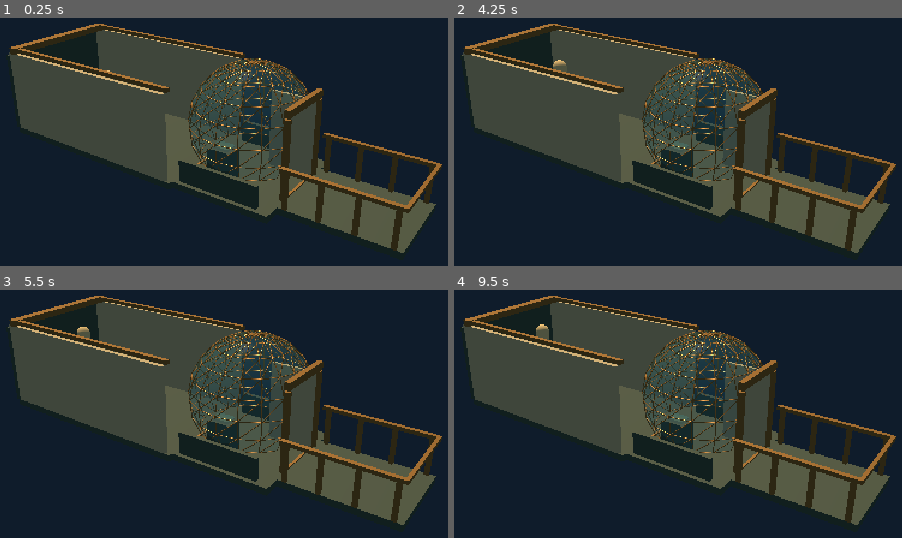
Above: before the commit, frames 1-4 (two rows, left to right).
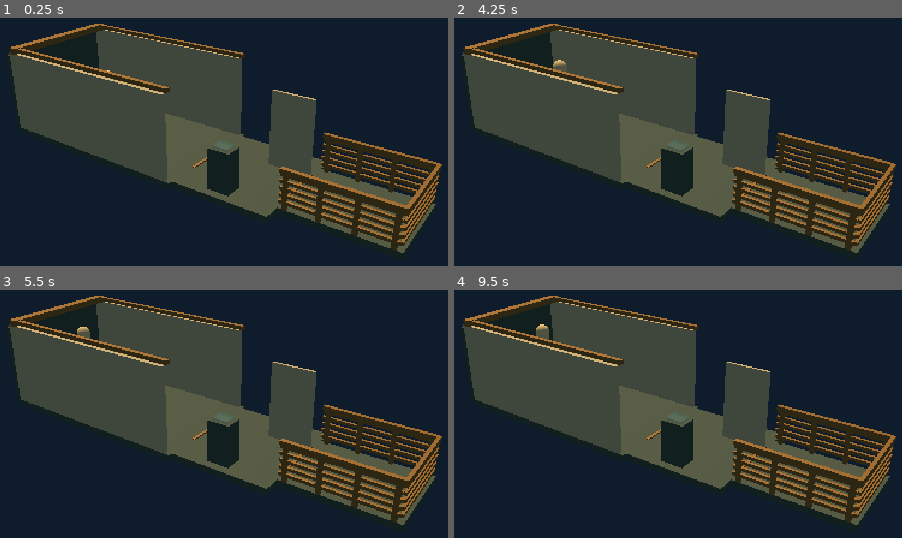
Above: after the commit, the same moments.

Repository: ndrorchestration/ToSailaStarrySky-jrpg
Game: Godot game, scene res://scenes/aureate_wake_metric_bridge_study.tscn
The game is run twice, just before and just after one commit, with the same random seed, the same clock (stepped at 60 frames per second) and the same inputs. This scene is started directly instead of the project's main scene.
Inputs:
- Up to frame 1 (0.25 s): no input
- Up to frame 2 (4.25 s): tap Enter at 0.5, 2, 3.5 s; hold Right (ui_right) 0.53-1.28 s; tap E at 0.6 s; tap Space at 1.25, 2.75 s; hold Down (ui_down) 1.28-2.03 s; tap R at 1.35 s; hold Right (ui_right) 2.03-2.78 s; tap V at 2.1 s; hold Up (ui_up) 2.78-3.53 s; tap C at 2.85 s; hold Left (ui_left) from 3.53 s (still down); tap T at 3.6 s
- Up to frame 3 (5.5 s): tap Space at 4.25 s; tap Y at 4.35 s; release Left (ui_left) at 5.03 s; hold Down (ui_down) from 5.03 s (still down); tap G at 5.1 s
- Up to frame 4 (9.5 s): release Down (ui_down) at 5.78 s; hold Right (ui_right) 5.78-6.53 s; tap one key every 0.75 s from 5.85 s: B 1 2 3 4; hold Up (ui_up) 6.53-7.28 s; hold Right (ui_right) 7.28-8.03 s; hold Down (ui_down) 8.03-8.78 s; hold Left (ui_left) from 8.78 s (still down)

The runs differ from the first frame. In frame 1, 11% of the frame differs, in the area x 39-99%, y 16-92%; in frame 2, 11%; in frame 3, 11%; in frame 4, 11%.
Error after the commit: Trying to assign an array of type "Array" to a variable of type "Array[Vector3]". (res://scripts/aureate_wake_icosphere_metric_topology.gd:89)

Commit message:
study(godot): replace latitude-ring glass proxy with source-derived icosphere hull and collidable bow guard infill

Diff:
--- a/godot/scripts/aureate_wake_metric_bridge_study.gd
+++ b/godot/scripts/aureate_wake_metric_bridge_study.gd
@@ -15,10 +15,13 @@
 const HATCH_CLEAR_WIDTH_M: float = 1.24
 const HATCH_CLEAR_HEIGHT_M: float = 2.10
 const RAIL_HEIGHT_M: float = 1.05
+const RAIL_INFILL_VERTICAL_STEP_M: float = 0.18
+const RAIL_INFILL_RUNG_COUNT: int = 5
 const REVIEW_HEADROOM_M: float = 2.05
 const COLLISION_LAYER: int = 8
 const REVIEW_STATUS := "SINGLE_SCENE_PHYSICS_PROTOTYPE_NOT_PRODUCTION"
 const CrewWalker = preload("res://scripts/aureate_wake_crew_walk_review.gd")
+const GeodesicTopology = preload("res://scripts/aureate_wake_icosphere_metric_topology.gd")
 const SOURCE_GLASS_SHADER = preload("res://art-staging/ship-glass-study/bridge_panorama_glass.gdshader")
 const SOURCE_GLASS_GIT_BLOB_SHA := "b6c7e8d4144acc14074581b08b61c61b7f5a047a"
 const SOURCE_GLASS_SHA256 := "fa5a1d235d28c51aa93640e30ef25ddffecce16ab7d1083330da122a2480b7be"
@@ -31,6 +34,8 @@
 
 var dome_panels: int = 0
 var dome_frame_edges: int = 0
+var dome_topology_source_head: String = ""
+var visual_hatch_aperture_in_mesh: bool = false
 var _hatch_open: bool = true
 var _wood: StandardMaterial3D
 var _brass: StandardMaterial3D
@@ -125,55 +130,25 @@
         Vector3(0.34, 0.06, 0.45), _glass, false)
 
 func _build_geodesic_helm() -> void:
-    # Native metric faceted hemisphere-inspired triangulation with an ACTUAL
-    # glass-mesh aperture wedge in the facing prow. This is new proxy art;
-    # original lab icosphere/shader in #482 is NOT imported or certified here.
-    var top_theta: float = acos((DOME_BASE_Y - DOME_CENTER_Y) / DOME_RADIUS_M)
+    # This mesh is a metre-adaptation of PR #471's *icosphere topology*,
+    # not an exact source asset transplant and NOT a watertight structure.
+    # The visual hatch has actual omitted glass triangles in the front shell.
+    var topology: Dictionary = GeodesicTopology.make_metric_shell(
+        DOME_RADIUS_M, Vector3(0, DOME_CENTER_Y, HELM_CENTER_Z),
+        DOME_BASE_Y, HELM_CENTER_Z - 0.65, 0.78, 2.33)
+    dome_panels = int(topology["panels"])
+    dome_frame_edges = int(topology["frame_edges"])
+    dome_topology_source_head = str(topology["source_head"])
+    visual_hatch_aperture_in_mesh = bool(topology["aperture_visual_only"])
     var glass := SurfaceTool.new()
     glass.begin(Mesh.PRIMITIVE_TRIANGLES)
+    for vertex in topology["triangles"]:
+        glass.add_vertex(vertex)
+    glass.generate_normals()
     var bronze := SurfaceTool.new()
     bronze.begin(Mesh.PRIMITIVE_TRIANGLES)
-    var edge_keys: Dictionary = {}
-    const SIDES: int = 18
-    const RINGS: int = 7
-    for layer in range(RINGS):
-        var ta: float = top_theta * float(layer) / float(RINGS)
-        var tb: float = top_theta * float(layer + 1) / float(RINGS)
-        for seg in range(SIDES):
-            # Forward opening: 5 sector wedge below upper door-head height.
-            # The missing pane triangles constitute a real visual opening;
-            # there are no fictitious zero-alpha collision panes across it.
-            var mid_y: float = DOME_CENTER_Y + DOME_RADIUS_M * cos((ta + tb) * 0.5)
-            if seg >= 12 and seg < 15 and mid_y < 2.36:
-                continue
-            var fa: float = TAU * float(seg) / float(SIDES)
-            var fb: float = TAU * float(seg + 1) / float(SIDES)
-            var a: Vector3 = _dome_point(ta, fa)
-            var c: Vector3 = _dome_point(tb, fa)
-            var d: Vector3 = _dome_point(tb, fb)
-            var e: Vector3 = _dome_point(ta, fb)
-            for triangle in [[a, c, d], [a, d, e]]:
-                var p: Vector3 = triangle[0]
-                var q: Vector3 = triangle[1]
-                var t: Vector3 = triangle[2]
-                if (q - p).cross(t - p).dot(
-                        (p + q + t) / 3.0 - Vector3(0, DOME_CENTER_Y, HELM_CENTER_Z)) < 0.0:
-                    var temp: Vector3 = q
-                    q = t
-                    t = temp
-                if (q - p).cross(t - p).length_squared() < 0.000000001:
-                    continue
-                for vert in [p, q, t]:
-                    glass.add_vertex(vert)
-                dome_panels += 1
-            for pair in [[a, c], [c, d], [d, e], [e, a], [a, d]]:
-                var key: String = _edge_key(pair[0], pair[1])
-                if edge_keys.has(key):
-                    continue
-                edge_keys[key] = true
-                _append_tube(bronze, pair[0], pair[1], 0.013)
-    dome_frame_edges = edge_keys.size()
-    glass.generate_normals()
+    for segment in topology["edges"]:
+        _append_tube(bronze, segment[0], segment[1], 0.013)
     bronze.generate_normals()
     var pane := MeshInstance3D.new()
     pane.name = "MetricFacetedGlassStudy"
@@ -185,31 +160,18 @@
     structure.mesh = bronze.commit()
     structure.material_override = _brass
     add_child(structure)
-    # Two jambs enforce the real person-sized ingress corridor. Glass
-    # itself has NO collision yet and cannot claim pressure protection.
+    # The physics jambs remain the independent, real human-scale entrance.
+    # Visual glass has NO collision and is NOT certified weatherproof.
     _box("PortHelmEntryJamb", Vector3(-0.78, 1.04, HATCH_Z),
         Vector3(0.12, 2.08, 0.14), _brass, true)
     _box("StarboardHelmEntryJamb", Vector3(0.78, 1.04, HATCH_Z),
         Vector3(0.12, 2.08, 0.14), _brass, true)
     _box("HelmEntryHeader", Vector3(0.0, 2.22, HATCH_Z),
         Vector3(1.66, 0.20, 0.14), _brass, true)
-    # Faceted design remains open to creator selection; this proxy has no
-    # ship propulsion, atmospheric mode, collision glass or narrative clue.
     _box("HelmDeckBandPort", Vector3(-1.45, 0.30, -1.16),
         Vector3(0.12, 0.60, 2.25), _wood, false)
     _box("HelmDeckBandStarboard", Vector3(1.45, 0.30, -1.16),
         Vector3(0.12, 0.60, 2.25), _wood, false)
-
-func _dome_point(theta: float, phi: float) -> Vector3:
-    return Vector3(
-        DOME_RADIUS_M * sin(theta) * cos(phi),
-        DOME_CENTER_Y + DOME_RADIUS_M * cos(theta),
-        HELM_CENTER_Z + DOME_RADIUS_M * sin(theta) * sin(phi))
-
-func _edge_key(a: Vector3, b: Vector3) -> String:
-    var x: String = str(Vector3i(roundi(a.x * 10000), roundi(a.y * 10000), roundi(a.z * 10000)))
-    var y: String = str(Vector3i(roundi(b.x * 10000), roundi(b.y * 10000), roundi(b.z * 10000)))
-    return x + "|" + y if x < y else y + "|" + x
 
 func _append_tube(target: SurfaceTool, a: Vector3, b: Vector3, radius: float) -> void:
     var axis: Vector3 = b - a
@@ -236,6 +198,13 @@
         var x: float = side * 1.11
         _box(label_text + "SafetyRail", Vector3(x, RAIL_HEIGHT_M - 0.05, -4.08),
             Vector3(0.12, 0.10, 2.83), _brass, true)
+        # Five low unobstructed sightline rails with real narrow infill
+        # obstacles: not independently certified child-safety geometry.
+        for rung in range(RAIL_INFILL_RUNG_COUNT):
+            var height_m: float = float(rung + 1) * RAIL_INFILL_VERTICAL_STEP_M
+            _box(label_text + "RailInfill" + str(rung),
+                Vector3(x, height_m, -4.08),
+                Vector3(0.075, 0.085, 2.83), _brass, true)
         for index in range(4):
             var z: float = -5.39 + float(index) * 0.86
             _box(label_text + "Post" + str(index),
@@ -243,6 +212,10 @@
                 Vector3(0.11, 1.05, 0.11), _brass, true)
     _box("ForedeckNoseRail", Vector3(0.0, RAIL_HEIGHT_M - 0.05, -5.53),
         Vector3(2.30, 0.10, 0.09), _brass, true)
+    for rung in range(RAIL_INFILL_RUNG_COUNT):
+        _box("ForedeckNoseInfill" + str(rung),
+            Vector3(0.0, float(rung + 1) * RAIL_INFILL_VERTICAL_STEP_M, -5.53),
+            Vector3(2.24, 0.085, 0.075), _brass, true)
 
 func _build_hatch() -> void:
     var hinge := Node3D.new()
